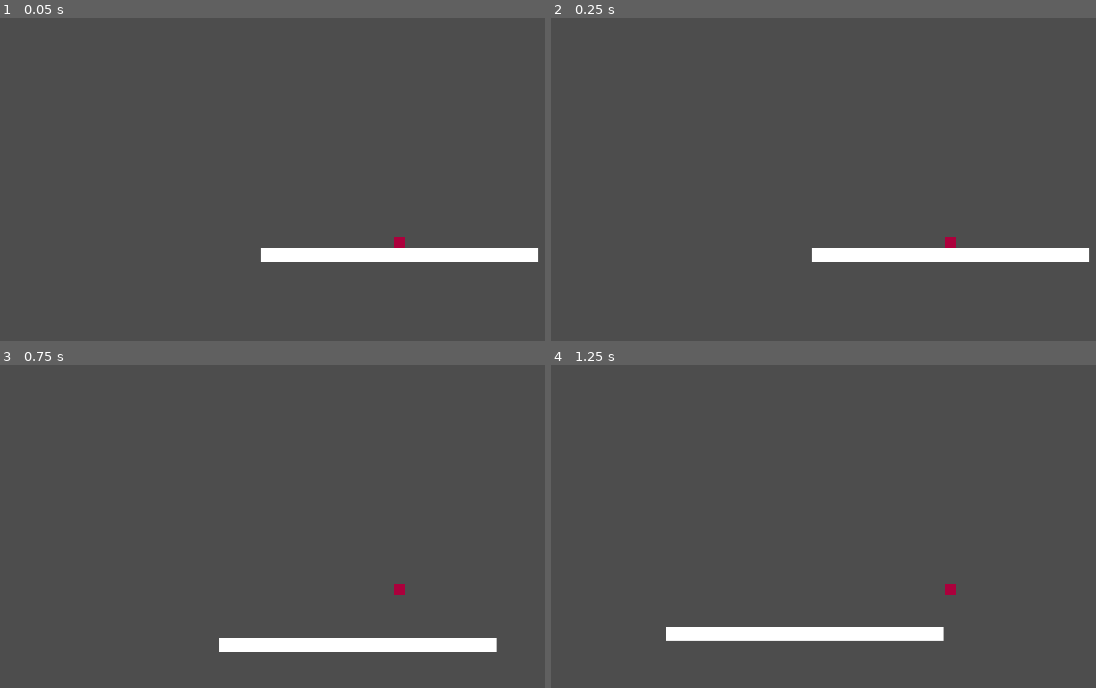
Above: before the commit, frames 1-4 (two rows, left to right).
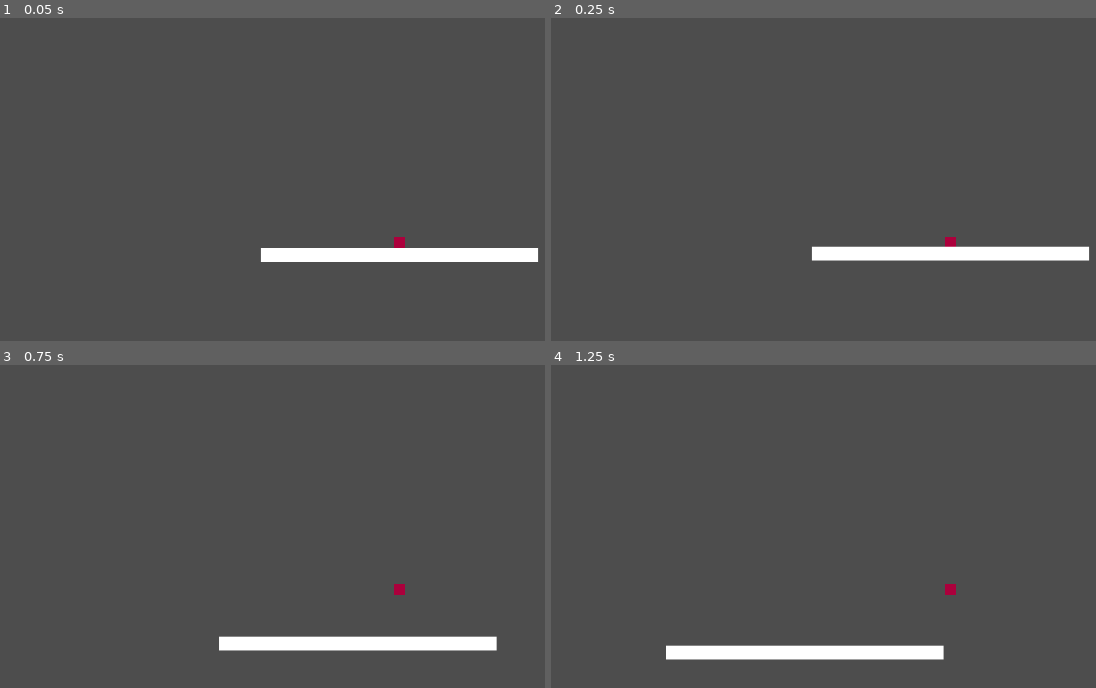
Above: after the commit, the same moments.

Repository: AHeathfield/MacGDC_LevelDesigner
Game: Godot game, scene res://Scenes/main.tscn
Two runs of this game, one before a commit and one after it. Both use one fixed random seed, a clock stepped at 60 frames per second and the inputs below.
Inputs:
- Up to frame 1 (0.05 s): no input
- Up to frame 2 (0.25 s): no input
- Up to frame 3 (0.75 s): tap Enter at 0.5 s; hold D (Right) from 0.53 s (still down); hold Space (Jump) from 0.53 s (still down)
- Up to frame 4 (1.25 s): keep holding D (Right); keep holding Space (Jump)

Frame 1 is identical in both runs. In frame 2, 0.6% of the frame differs, in the area x 47-99%, y 70-76%; in frame 3, 0.6%; in frame 4, 4.6%, in the area x 21-73%, y 81-92%.

Commit message:
Added player triple jump and glide

Diff:
--- a/Scenes/main.tscn
+++ b/Scenes/main.tscn
@@ -2,8 +2,8 @@
 
 [ext_resource type="PackedScene" uid="uid://dj44kaa67lmof" path="res://Scenes/player.tscn" id="1_jjgbg"]
 
-[sub_resource type="RectangleShape2D" id="RectangleShape2D_jjgbg"]
-size = Vector2(400, 20)
+[sub_resource type="RectangleShape2D" id="RectangleShape2D_bo1nx"]
+size = Vector2(400, 16)
 
 [sub_resource type="CanvasTexture" id="CanvasTexture_bo1nx"]
 
@@ -11,12 +11,12 @@
 
 [node name="Player" parent="." instance=ExtResource("1_jjgbg")]
 
-[node name="StaticBody2D" type="StaticBody2D" parent="."]
+[node name="Ground" type="StaticBody2D" parent="."]
 position = Vector2(0, 19)
 
-[node name="CollisionShape2D" type="CollisionShape2D" parent="StaticBody2D"]
-shape = SubResource("RectangleShape2D_jjgbg")
+[node name="CollisionShape2D" type="CollisionShape2D" parent="Ground"]
+shape = SubResource("RectangleShape2D_bo1nx")
 
-[node name="Sprite2D" type="Sprite2D" parent="StaticBody2D"]
+[node name="Sprite2D" type="Sprite2D" parent="Ground"]
 scale = Vector2(400, 20)
 texture = SubResource("CanvasTexture_bo1nx")
--- a/Scenes/player.gd
+++ b/Scenes/player.gd
@@ -1,17 +1,55 @@
 extends CharacterBody2D
 
 
-const SPEED = 300.0
-const JUMP_VELOCITY = -400.0
+const SPEED := 300.0
+const JUMP_VELOCITY := -400.0
+const AIR_JUMP_VELOCITY := -300.0
+const GRAVITY := 980
+const GLIDE_GRAVITY := 200
+
+var max_jumps := 3
+var jumps_done = 0
+var was_on_floor := false
+var is_gliding := false
 
 func _physics_process(delta: float) -> void:
 	# Add the gravity.
 	if not is_on_floor():
-		velocity += get_gravity() * delta
+		if is_gliding: velocity.y += GLIDE_GRAVITY * delta
+		else: velocity += get_gravity() * delta
+		if was_on_floor:
+			jumps_done = 1
+	else:
+		jumps_done = 0
+		is_gliding = false
 
-	# Handle jump.
-	if Input.is_action_just_pressed("Jump") and is_on_floor():
-		velocity.y = JUMP_VELOCITY
+	was_on_floor = is_on_floor()
+
+	# Handle jumps
+	if Input.is_action_just_pressed("Jump"):
+		if jumps_done < max_jumps:
+			if jumps_done == 0:
+				velocity.y = JUMP_VELOCITY
+			else:
+				velocity.y = AIR_JUMP_VELOCITY
+			jumps_done += 1
+		print("Jumps left: ", max_jumps - jumps_done)
+
+	if Input.is_action_pressed("Jump") and velocity.y >= 0:
+		is_gliding = true
+
+	if is_gliding: print("Player is gliding")
+
+	# Variable jump height if the player holds jump button
+	if Input.is_action_just_released("Jump"):
+		is_gliding = false
+		if velocity.y < 0:
+			@warning_ignore("integer_division")
+			if jumps_done == 0:
+				velocity.y = JUMP_VELOCITY / 4
+			else:
+				velocity.y = AIR_JUMP_VELOCITY / 4
+
 
 	# Get the input direction and handle the movement/deceleration.
 	# As good practice, you should replace UI actions with custom gameplay actions.
